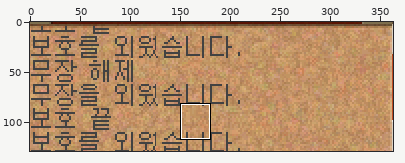
Sprite sheet: captured_image.png. Above, an overview of the earlier version with the close-up marked.
Close-up. Before the commit:
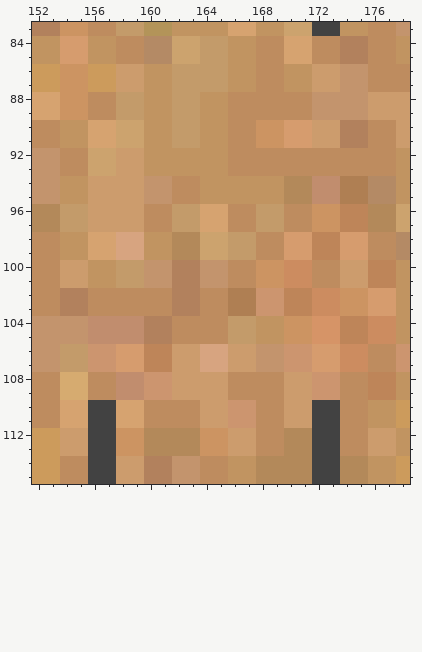
The file is 363x129 pixels. Colours within 5 levels of each other are drawn and written as one. Shown: x 152..178, y 83..115. The commit also changed other parts of the picture, which this record leaves out.
After:
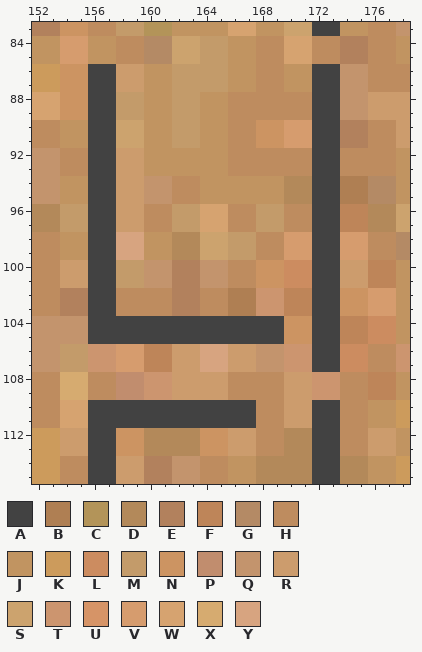
Palette (. is transparent): A #424242  B #af7f53  C #b39459  D #b3895a  E #b2815d  F #be8559  G #b48a65  H #be8c5f  J #c19461  K #cc9b5c  L #cc8c60  M #c39b6a  N #cc9462  P #c18d6e  Q #c3946d  R #cc9c6d  S #cca36e  T #cc956f  U #d69467  V #d69c6e  W #d6a370  X #d6ab70  Y #d7a480
Edits made:
Colour E becomes colour A in rows 104 to 105 at x 160 to 161.
Colour F becomes colour A in rows 98 to 99 at x 172 to 173.
Colour H becomes colour A in rows 88 to 89 at x 156 to 157; in rows 92 to 93 at x 172 to 173; in rows 100 to 101 at x 172 to 173; in rows 102 to 103 at x 156 to 157; in rows 104 to 105 at x 162 to 165; in rows 110 to 111 at x 160 to 163.
Colour J becomes colour A in rows 100 to 101 at x 156 to 157; in rows 104 to 105 at x 168 to 169.
Colour K becomes colour A in rows 86 to 87 at x 156 to 157.
Colour L becomes colour A in rows 102 to 103 at x 172 to 173.
Colour M becomes colour A in rows 104 to 105 at x 166 to 167.
Colour N becomes colour A in rows 96 to 97 at x 172 to 173.
Colour P becomes colour A in rows 94 to 95 at x 172 to 173; in rows 104 to 105 at x 156 to 159.
Colour Q becomes colour A in rows 88 to 89 at x 172 to 173.
Colour R becomes colour A in rows 86 to 87 at x 172 to 173; in rows 90 to 91 at x 172 to 173; in rows 94 to 97 at x 156 to 157; in rows 110 to 111 at x 164 to 165.
Colour S becomes colour A in rows 92 to 93 at x 156 to 157.
Colour T becomes colour A in rows 110 to 111 at x 166 to 167.
Colour U becomes colour A in rows 104 to 105 at x 172 to 173.
Colour V becomes colour A in rows 106 to 107 at x 172 to 173.
Colour W becomes colour A in rows 90 to 91 at x 156 to 157; in rows 98 to 99 at x 156 to 157; in rows 110 to 111 at x 158 to 159.
Boxes around the changes in both close-ups, in picture pixels (x1, y1, x2, y2):
changed: (88, 64, 340, 428)
